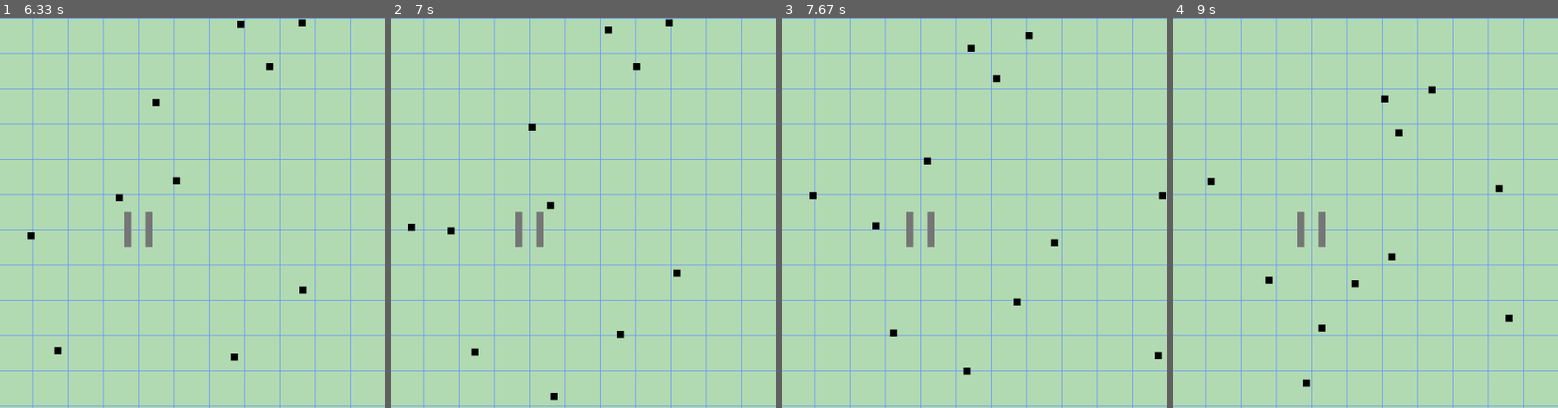
Above: before the commit, frames 1-4 (left to right).
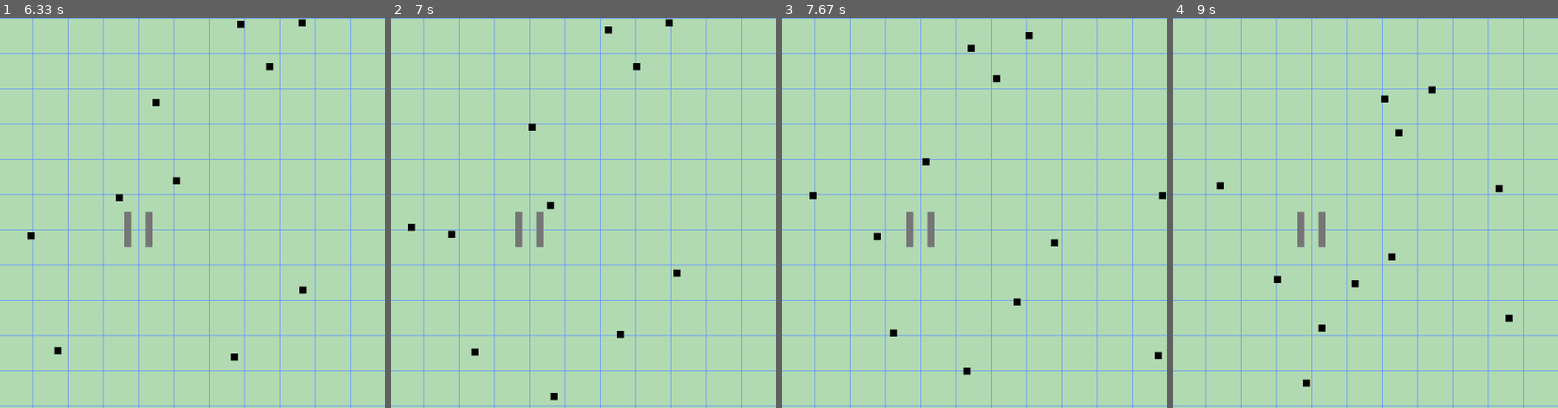
Above: after the commit, the same moments.

Repository: forrest-herman/air-traffic-control-system-simulation
Game: pygame game, started from main.py
The game is run twice, just before and just after one commit, with the same random seed, the same clock (stepped at 60 frames per second) and the same inputs.
Inputs:
- Up to frame 1 (6.33 s): tap Space at 0.33, 0.73, 1.23, 1.57, 2.07, 2.37, 2.63, 2.97, 3.4, 3.8, 4.1, 4.47, 4.87, 5.37, 5.87, 6.2 s
- Up to frame 2 (7 s): tap Space at 6.7 s
- Up to frame 3 (7.67 s): tap Space at 7, 7.27, 7.6 s
- Up to frame 4 (9 s): tap Space at 8.03, 8.43, 8.73 s
The pictures show only the part of the screen within x 36-85%, y 19-69%; the shares and areas given below are measured in that part.

Frame 1 is identical in both runs. In frame 2, less than 0.1% of the frame differs, in the area x 14-17%, y 53-57%; in frame 3, 0.1%; in frame 4, 0.2%, in the area x 8-29%, y 40-69%.

Commit message:
direct planes to closest runway and put planes in front of runways in pygame

Diff:
--- a/main.py
+++ b/main.py
@@ -33,6 +33,7 @@
 
     # prepare pygame
     screen, all_sprites = pygame_init(ZONE_RADIUS)
+    plane_sprites, runway_sprites = all_sprites
 
     # loop every 0.1 seconds (10 Hz)
     time_delta = 1 / TRANSMIT_RATE
@@ -49,13 +50,14 @@
         # move the planes at their corresponding speed at their current angle
         atc.update_planes()
 
-        all_sprites.empty()
+        plane_sprites.empty()
+        runway_sprites.empty()
 
         for plane in atc.planes:
             # add each to the drawing library
             coords = (plane.x, plane.y)
             new_plane = new_plane_sprite(coords, screen)
-            all_sprites.add(new_plane)
+            plane_sprites.add(new_plane)
 
             # check if runway is available
             free_runways = atc.get_available_runway()
@@ -73,7 +75,7 @@
                     prep_for_landing(free_runways, plane)
 
             elif plane.status == LANDING:
-                if math.hypot(plane.x - plane.target_point[0], plane.y - plane.target_point[1]) <= plane.runway.width:
+                if math.hypot(plane.x - plane.target_point[0], plane.y - plane.target_point[1]) <= plane.runway.width * 1.5:
                     print("Plane has landed.")
                     # TODO: move plane down runway
                     atc.landed_planes.append(plane)
@@ -86,10 +88,11 @@
         for runway in atc.runways:
             # add each to the drawing library
             coords = (runway.x, runway.y)
-            new_plane = new_runway_sprite(coords, screen)
-            all_sprites.add(new_plane)
+            new_runway = new_runway_sprite(coords, screen)
+            runway_sprites.add(new_runway)
 
         # visual simulation
+        all_sprites = (plane_sprites, runway_sprites)
         add_plane, running = refresh_screen(screen, all_sprites, ZONE_RADIUS)
 
         time.sleep(time_delta)  # community at given rate
--- a/models.py
+++ b/models.py
@@ -61,9 +61,12 @@
             return True
         return False
 
-    def set_path_to_runway(self, runway):
+    def set_path_to_runway(self, runway, from_the_top):
         print("Plane is landing")
-        coords = runway.get_north_coords()
+        if(from_the_top):
+            coords = runway.get_north_coords()
+        else:
+            coords = runway.get_south_coords()
         print("coords", coords)
         self.runway = runway
         self.update_path_to_point(coords)
@@ -233,10 +236,44 @@
 
 
 def prep_for_landing(free_runways, plane):
+    # find closest runway
+    quadrant = get_quadrant(plane)
+    if quadrant == 1:
+        from_the_top = True
+        from_the_left = False
+    elif quadrant == 2:
+        from_the_top = True
+        from_the_left = True
+    elif quadrant == 3:
+        from_the_top = False
+        from_the_left = True
+    elif quadrant == 4:
+        from_the_top = False
+        from_the_left = False
+
+    lenght = len(free_runways)
+    if from_the_left:
+        # choose innermost available left runway
+        runway = free_runways[lenght//2-1]
+        print(lenght//2-1)
+    else:
+        # choose innermost available right runway
+        runway = free_runways[lenght//2]
+        print(lenght//2)
+
     # set the plane to land
-    # TODO: find closest runway
-    runway = free_runways[0]
     runway.status = BUSY
     plane.status = LANDING
     # TODO: set target point to landing strip top or bottom
-    plane.set_path_to_runway(runway)
+    plane.set_path_to_runway(runway, from_the_top)
+
+
+def get_quadrant(plane):
+    if plane.x > 0 and plane.y > 0:
+        return 1
+    elif plane.x < 0 and plane.y > 0:
+        return 2
+    elif plane.x < 0 and plane.y < 0:
+        return 3
+    elif plane.x > 0 and plane.y < 0:
+        return 4
--- a/simulation.py
+++ b/simulation.py
@@ -39,14 +39,16 @@
 
 def pygame_init(size):
     pygame.init()
+    pygame.display.set_caption('ATC System Simulation')
 
     # Set up the drawing window screen
     size = pixel_convert(size)*2 + 200  # give boarder around traffic control zone
     screen = pygame.display.set_mode([size, size])
 
     # Create group to hold all plane sprites
-    all_sprites = pygame.sprite.Group()
-
+    plane_sprites = pygame.sprite.Group()
+    runway_sprites = pygame.sprite.Group()
+    all_sprites = (plane_sprites, runway_sprites)
     return screen, all_sprites
 
 
@@ -75,7 +77,7 @@
 
 
 def refresh_screen(screen, all_sprites, size):
-    all_sprites.sprites()
+    plane_sprites, runway_sprites = all_sprites
 
     # Fill the background with blue
     screen.fill((100, 150, 255))
@@ -97,8 +99,9 @@
     screen.blit(label, (25, h - 25))
 
     # Draw all sprites
-    all_sprites.draw(screen)
-    # for entity in all_sprites:
+    runway_sprites.draw(screen)
+    plane_sprites.draw(screen)
+    # for entity in plane_sprites:
     #     screen.blit(entity.image, entity.rect)
 
     # Update the display
